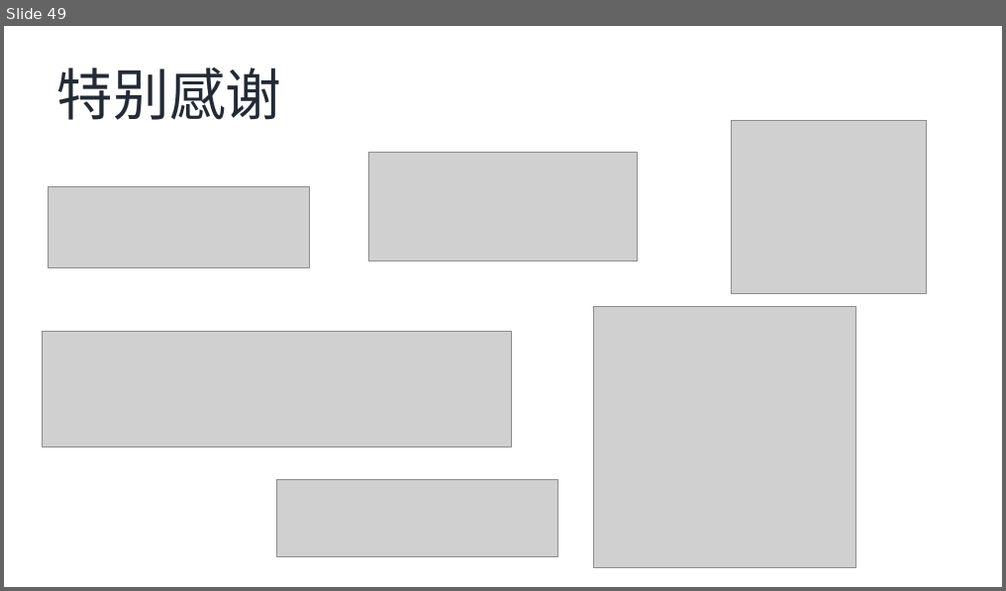
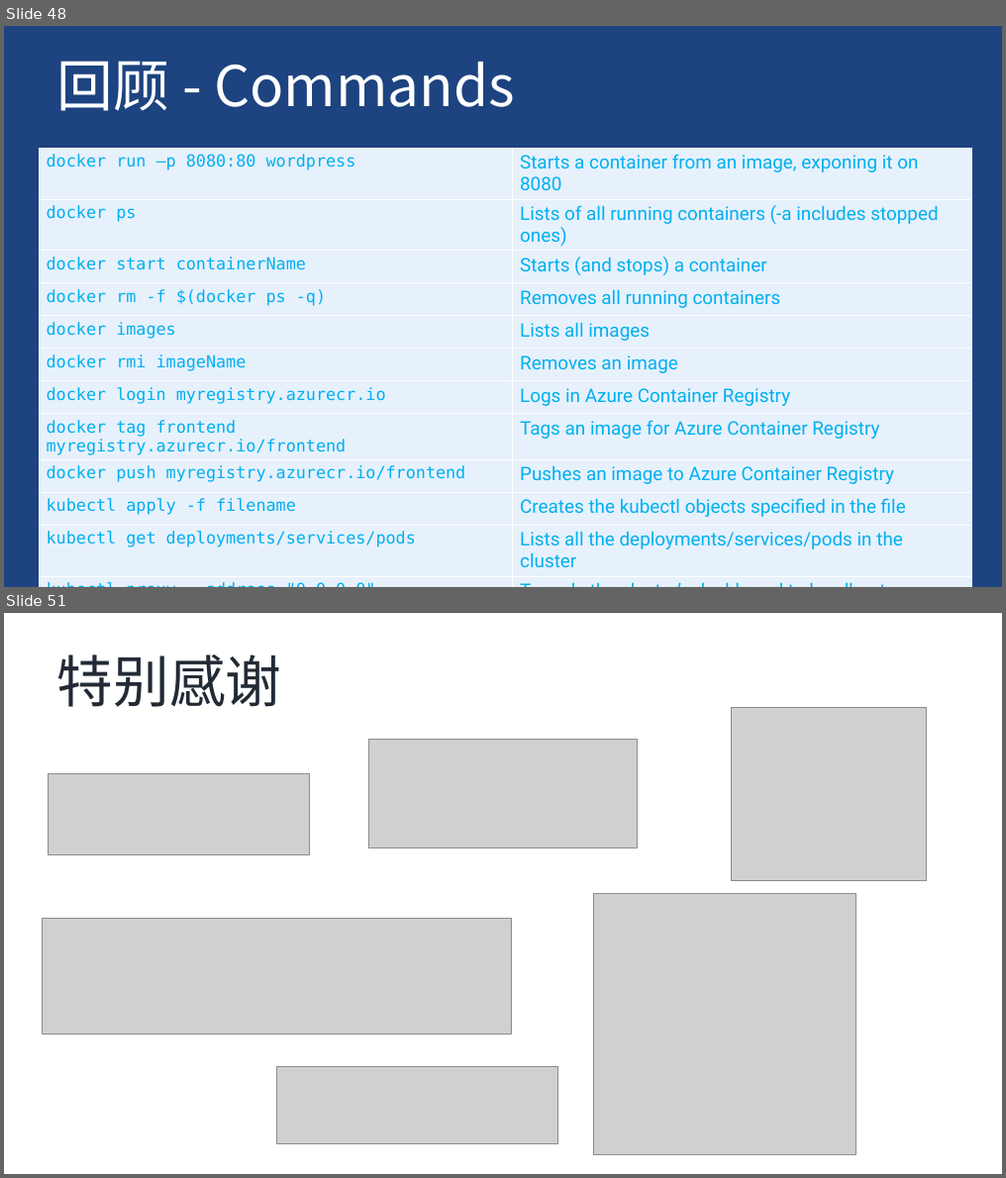
Before and after one commit to geffzhang/DockerStarted, a slide deck: 2019AzureBootcampASPNETCore.pptx. Shown one above the other, each under a label of ours: slide 49 before the commit, slides 48 and 51 after it; the slides between them are not shown. The pictures are 1006x591 and 1006x1178 pixels, drawn with LibreOffice and Linux fonts; fonts in the diff are those of the drawing; grey boxes stand for pictures; background and template pictures are left out. Boxes give left, top, right and bottom in pixels: in the first picture for what was removed or moved away, otherwise in the second. Text is boxed around its words. In the diff, an @@ line names an element or a change of style, - is before the commit and + after.

```diff
--- a/2019AzureBootcampASPNETCore.pptx
+++ b/2019AzureBootcampASPNETCore.pptx
@@ slide 48 added at [4, 26, 1002, 587], background picture (left out) @@
@@ title added at [57, 61, 515, 111], 54 pt, text #FFFFFF @@
+回顾 - Commands
@@ table added at [39, 148, 972, 571], 12 rows, 2 columns @@
+docker run –p 8080:80 wordpress | Starts a container from an image, exponing it on 8080
+docker ps | Lists of all running containers (-a includes stopped ones)
+docker start containerName | Starts (and stops) a container
+docker rm -f $(docker ps -q) | Removes all running containers
+docker images | Lists all images
+docker rmi imageName | Removes an image
+docker login myregistry.azurecr.io | Logs in Azure Container Registry
+docker tag frontend myregistry.azurecr.io/frontend | Tags an image for Azure Container Registry
+docker push myregistry.azurecr.io/frontend | Pushes an image to Azure Container Registry
+kubectl apply -f filename | Creates the kubectl objects specified in the file
+kubectl get deployments/services/pods | Lists all the deployments/services/pods in the cluster
+kubectl proxy --address="0.0.0.0" | Tunnels the cluster’s dashboard to localhost
@@ what was slide 49 is now slide 51 @@
```
Also in this commit, not shown: 2 other slides added, 1 slide removed.
